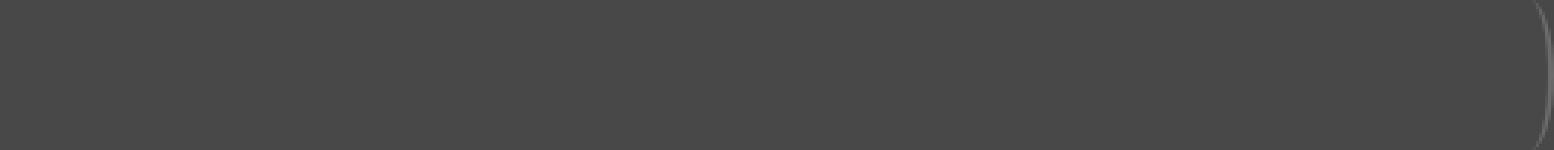
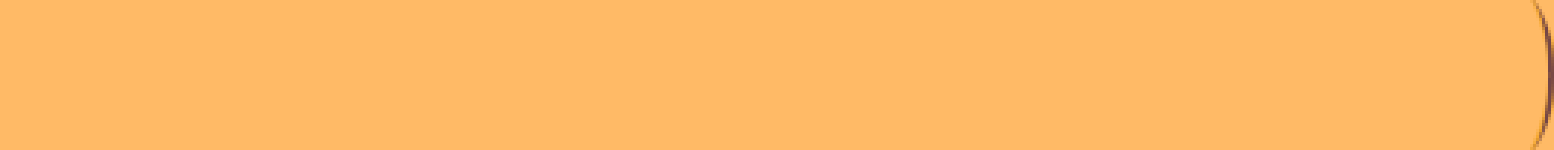
Layer changes from the first 1554 × 150 image to the second:
hid "unselected" over [0, 0, 1554, 150]
renamed "normal" to "normalIMOS", showed it, painted on it over [1491, 0, 1554, 150]
added layer "baseIMOS" above "lastAODN" over [0, 0, 1554, 150]
renamed "last" to "lastAODN", hid it over [1491, 0, 1554, 150]
renamed "base" to "baseAODN", hid it over [0, 0, 1554, 150]
